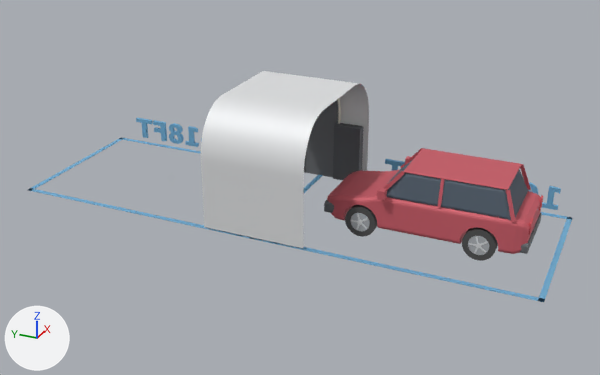
Renders of the glTF model public/colibri-xl-cover-suv.glb from each side of a commit.
Rendered twice from a 50 mm camera at (-16.74, -1.36, 8.85) aimed at (-0.26, 6.06, 0.61). Lighting does not change. The marker at lower left points along +X, +Y and +Z. The first picture is the older version. Where no turn or scale is listed for an object, it has been applied to the vertices.

In view in the first picture: 'arch_shell', 'label_far_end', 'label_near_end', 'lane_left', 'lane_near_end', 'sun_cover', 'vehicle_body', 'vehicle_glass', 'vehicle_roof', 'vehicle_tire_front_l', 'vehicle_tire_rear_l', 'wing_1' and 15 more.
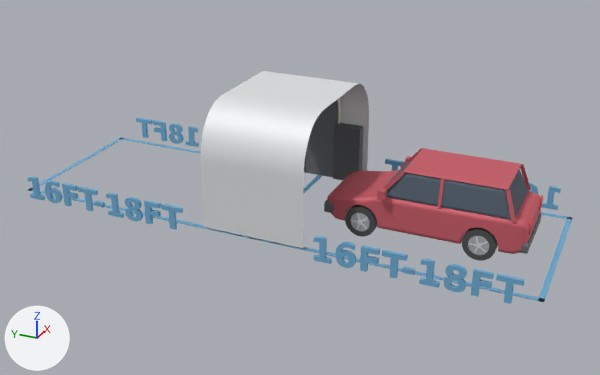
The newer file is also turned or shifted as a whole; pictures and numbers use the older file's frame.

Patch to the scene script:
```diff
--- a/public/colibri-xl-cover-suv.glb.py
+++ b/public/colibri-xl-cover-suv.glb.py
@@ me_label_far_end_other_side @@
+me_label_far_end_other_side.from_pydata(...)  # 350 vertices, 676 faces; spans x -2.37..-2.29, y 1.64..6.04, z 0.0..0.59
+me_label_far_end_other_side.materials.append(mat_material_13)  # blue #76b4db
@@ me_label_near_end_other_side @@
+me_label_near_end_other_side.from_pydata(...)  # 350 vertices, 676 faces; spans x -2.37..-2.29, y -6.04..-1.64, z 0.0..0.59
+me_label_near_end_other_side.materials.append(mat_material_13)  # blue #76b4db
@@ ob_label_far_end_other_side @@
+ob_label_far_end_other_side = bpy.data.objects.new('label_far_end_other_side', me_label_far_end_other_side)
+ob_label_far_end_other_side.location = (0.0, 6.43, 0.0)
@@ ob_label_near_end_other_side @@
+ob_label_near_end_other_side = bpy.data.objects.new('label_near_end_other_side', me_label_near_end_other_side)
+ob_label_near_end_other_side.location = (0.0, 6.43, 0.0)
```

Where the change shows, as pixel boxes (x1, y1, x2, y2) in the pictures (600 x 375 px):
'label_near_end_other_side', added (blue): after (314, 236, 525, 304)
'label_far_end_other_side', added (blue): after (27, 177, 183, 230)
